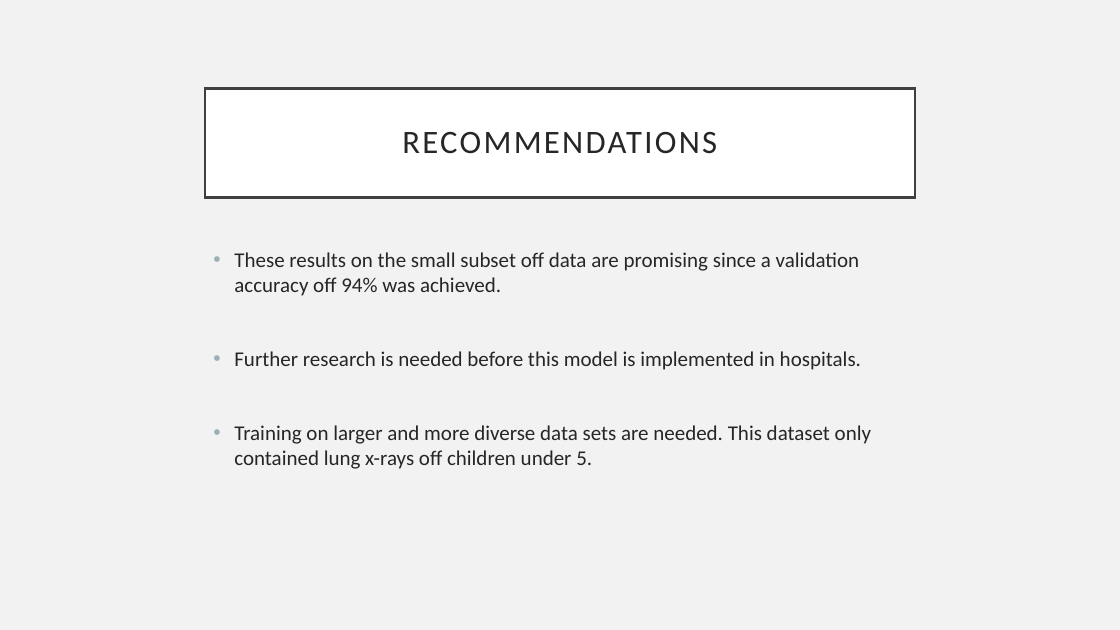
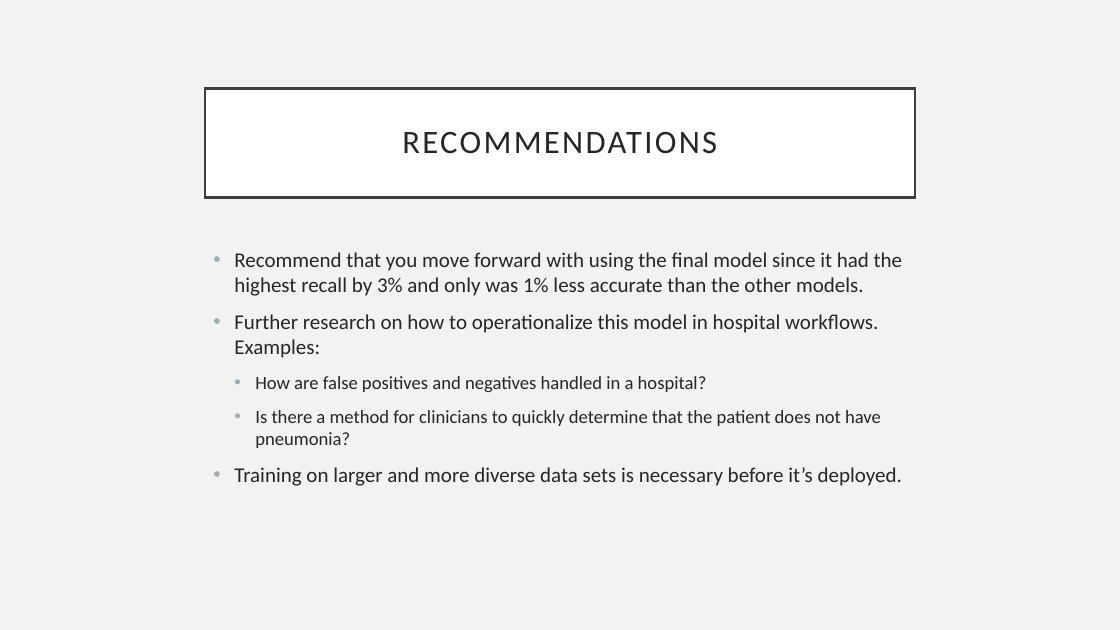
Before and after one commit to dragunat2016/Pneumonia_Image_Detection, a slide deck: slide 7 of Presentation/Presentation.pptx (slide 5 before the commit). Drawn at 1120x630 pixels with LibreOffice and Linux fonts; fonts in the diff are those of the drawing. Boxes give left, top, right and bottom in pixels: in the first picture for what was removed or moved away, otherwise in the second. Text is boxed around its words. In the diff, an @@ line names an element or a change of style, - is before the commit and + after.

```diff
--- a/Presentation/Presentation.pptx
+++ b/Presentation/Presentation.pptx
@@ text at [234, 252, 902, 486]: text changed @@
-• These results on the small subset off data are promising since a validation accuracy off 94% was achieved.
-• Further research is needed before this model is implemented in hospitals.
-• Training on larger and more diverse data sets are needed. This dataset only contained lung x-rays off children under 5.
+• Recommend that you move forward with using the final model since it had the highest recall by 3% and only was 1% less accurate than the other models.
+• Further research on how to operationalize this model in hospital workflows. Examples:
+  • How are false positives and negatives handled in a hospital?
+  • Is there a method for clinicians to quickly determine that the patient does not have pneumonia?
+• Training on larger and more diverse data sets is necessary before it’s deployed.
```
Also in this commit, not shown: 3 other slides changed, 4 slides added, 2 slides removed, 5 other files.
